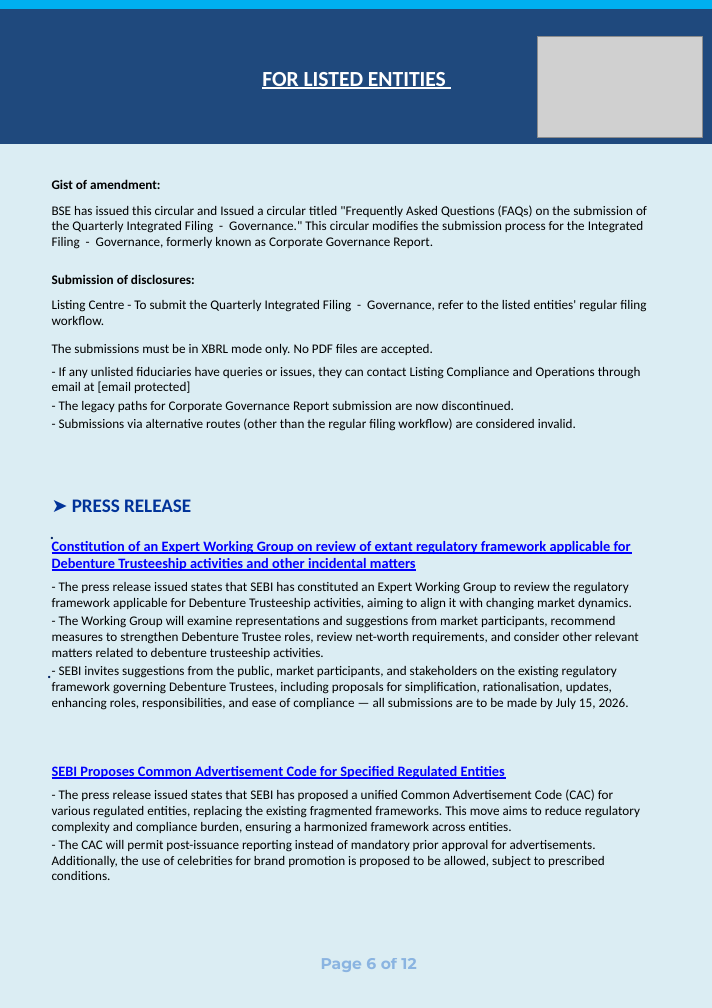
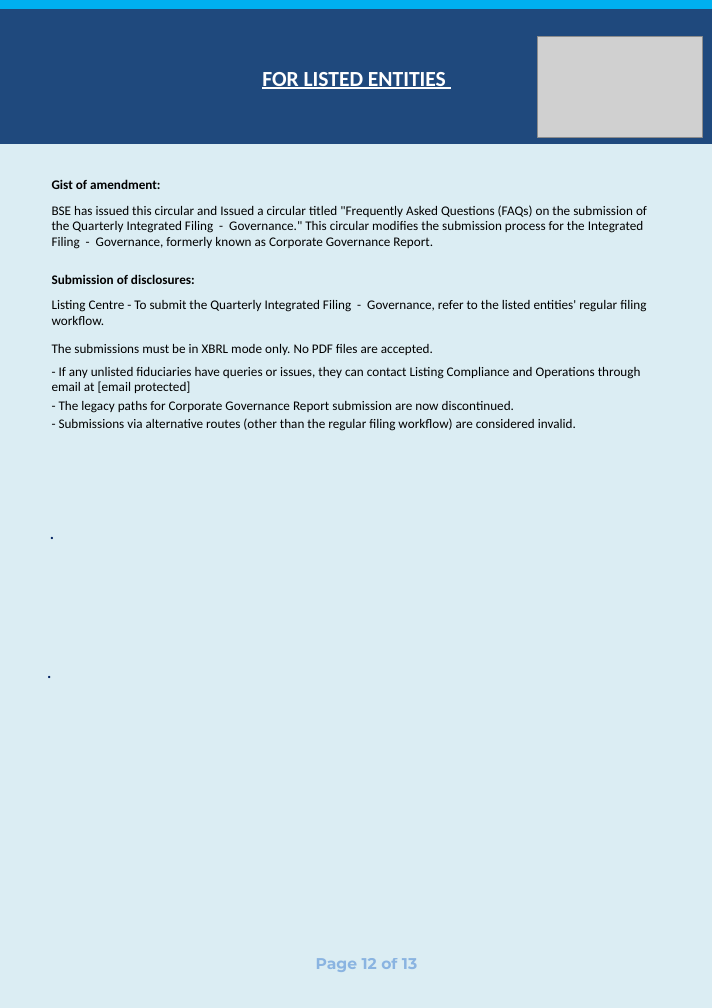
Before and after one commit to vidit-arca/Newsletter_Agent, a slide deck: slide 12 of output.pptx (slide 6 before the commit). Drawn at 712x1008 pixels with LibreOffice and Linux fonts; fonts in the diff are those of the drawing; grey boxes stand for pictures. Boxes give left, top, right and bottom in pixels: in the first picture for what was removed or moved away, otherwise in the second. Text is boxed around its words. In the diff, an @@ line names an element or a change of style, - is before the commit and + after.

```diff
--- a/output.pptx
+++ b/output.pptx
@@ text removed at (72, 499, 191, 512) @@
-➤ PRESS RELEASE
@@ text removed at (52, 541, 639, 710) @@
-Constitution of an Expert Working Group on review of extant regulatory framework applicable for Debenture Trusteeship activities and other incidental matters
-- The press release issued states that SEBI has constituted an Expert Working Group to review the regulatory framework applicable for Debenture Trusteeship activities, aiming to align it with changing market dynamics.
-- The Working Group will examine representations and suggestions from market participants, recommend measures to strengthen Debenture Trustee roles, review net-worth requirements, and consider other relevant matters related to debenture trusteeship activities.
-- SEBI invites suggestions from the public, market participants, and stakeholders on the existing regulatory framework governing Debenture Trustees, including proposals for simplification, rationalisation, updates, enhancing roles, responsibilities, and ease of compliance — all submissions are to be made by July 15, 2026.
@@ page number at (618, 599, 712, 634): text changed @@
-6
+12
@@ text removed at (52, 766, 640, 880) @@
-SEBI Proposes Common Advertisement Code for Specified Regulated Entities
-- The press release issued states that SEBI has proposed a unified Common Advertisement Code (CAC) for various regulated entities, replacing the existing fragmented frameworks. This move aims to reduce regulatory complexity and compliance burden, ensuring a harmonized framework across entities.
-- The CAC will permit post-issuance reporting instead of mandatory prior approval for advertisements. Additionally, the use of celebrities for brand promotion is proposed to be allowed, subject to prescribed conditions.
@@ text at (316, 958, 417, 972): text changed @@
-Page 6 of 12
+Page 12 of 13
```
Also in this commit, not shown: 10 other slides changed, 1 slide added, 2 other files.
